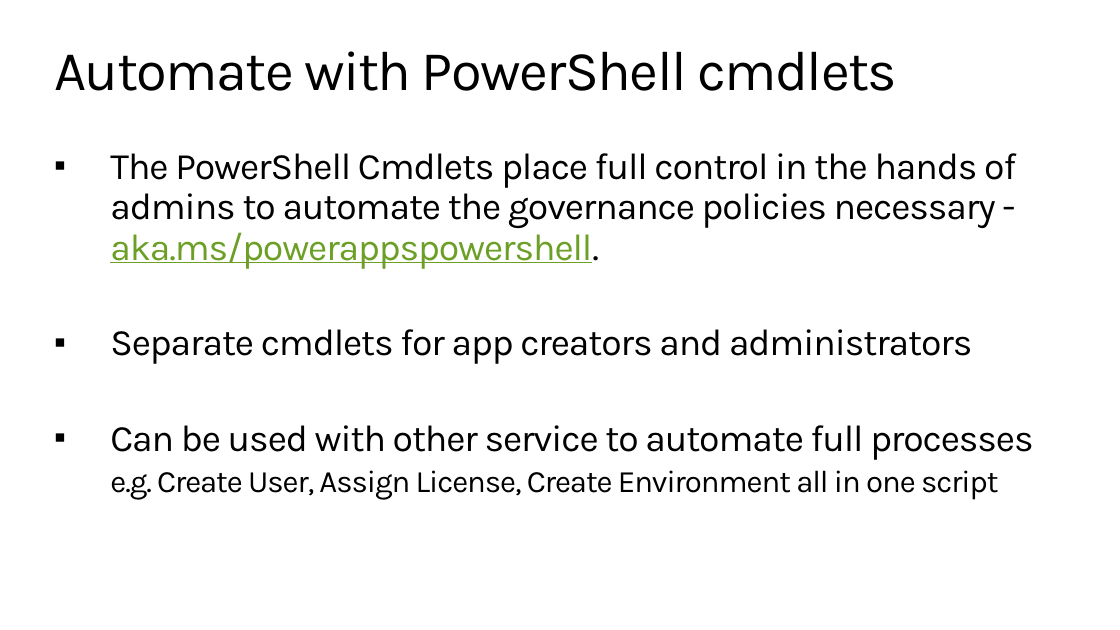
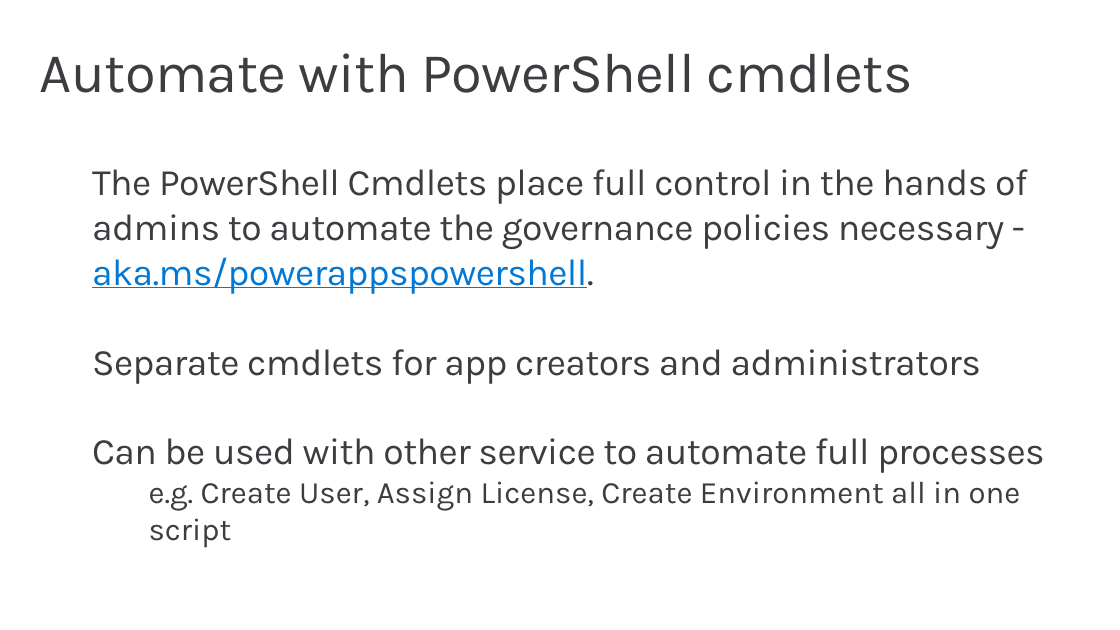
Before and after one commit to microsoft/powerapps-tools, a slide deck: slide 5 of Administration/AdminInADay/PPTs/03 Automation.pptx. Drawn at 1120x630 pixels with LibreOffice and Linux fonts; fonts in the diff are those of the drawing. Boxes give left, top, right and bottom in pixels: in the first picture for what was removed or moved away, otherwise in the second. Text is boxed around its words. In the diff, an @@ line names an element or a change of style, - is before the commit and + after.

Commit message:
Admin in a day updates to reflect new features and UI

```diff
--- a/Administration/AdminInADay/PPTs/03 Automation.pptx
+++ b/Administration/AdminInADay/PPTs/03 Automation.pptx
@@ title "Automate with PowerShell cmdlets": place and size @@
-title "Automate with PowerShell cmdlets" at [54,51,897,91]
+title "Automate with PowerShell cmdlets" at [40,53,913,93]
@@ title "Automate with PowerShell cmdlets" at [40,53,913,93]: text colour #000000 to #3C3C41, letter spacing -1 to -0.4 pt @@
@@ text "The PowerShell Cmdlets place full ...": place and size @@
-text "The PowerShell Cmdlets place full ..." at [110,153,1033,500]
+text "The PowerShell Cmdlets place full ..." at [92,169,1045,511]
@@ text "The PowerShell Cmdlets place full ..." at [92,169,1045,511]: text colour #000000 to #3C3C41; text colour #6B9F25 to #0078D4 in "aka.ms/powerappspowershell."; letter spacing -0.7 to -0.4 pt in "The PowerShell Cmdlets place full control in ...", "Separate cmdlets for app creators and administrators", "Can be used with other service to ..."; letter spacing -0.7 to 0 pt in "e.g. Create User, Assign License, Create Environment ..."; bullet ▪ to none; line spacing 0.9 to 1; less space between paragraphs @@
```
Also in this commit, not shown: 22 other slides changed, 2 slides added, 2 slides removed, 12 other files.
